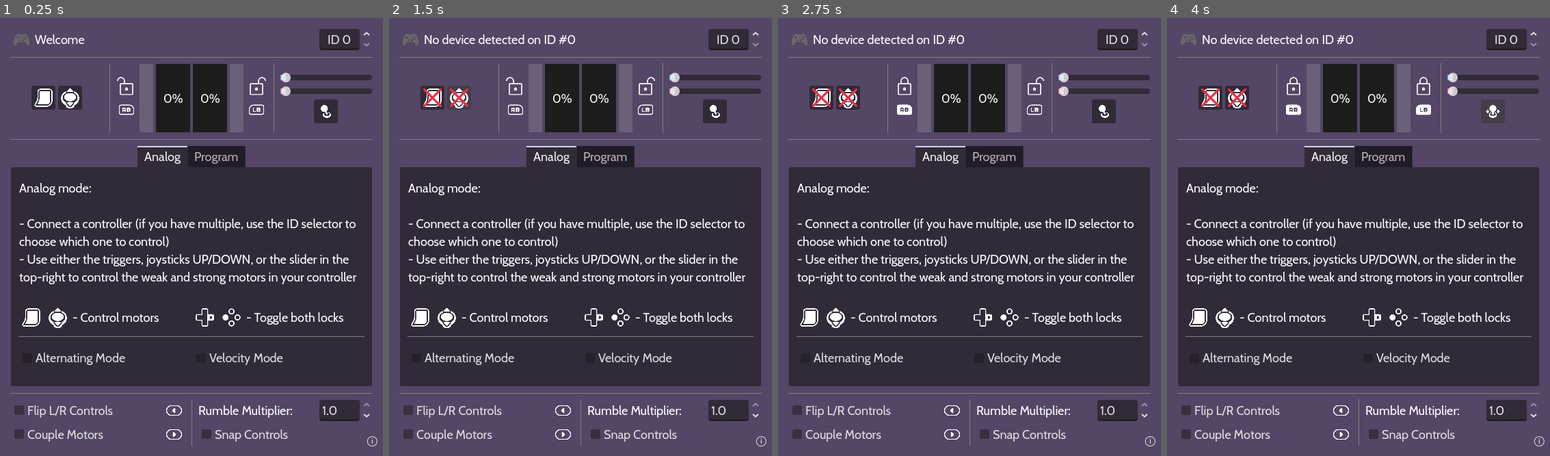
Above: before the commit, frames 1-4 (left to right).
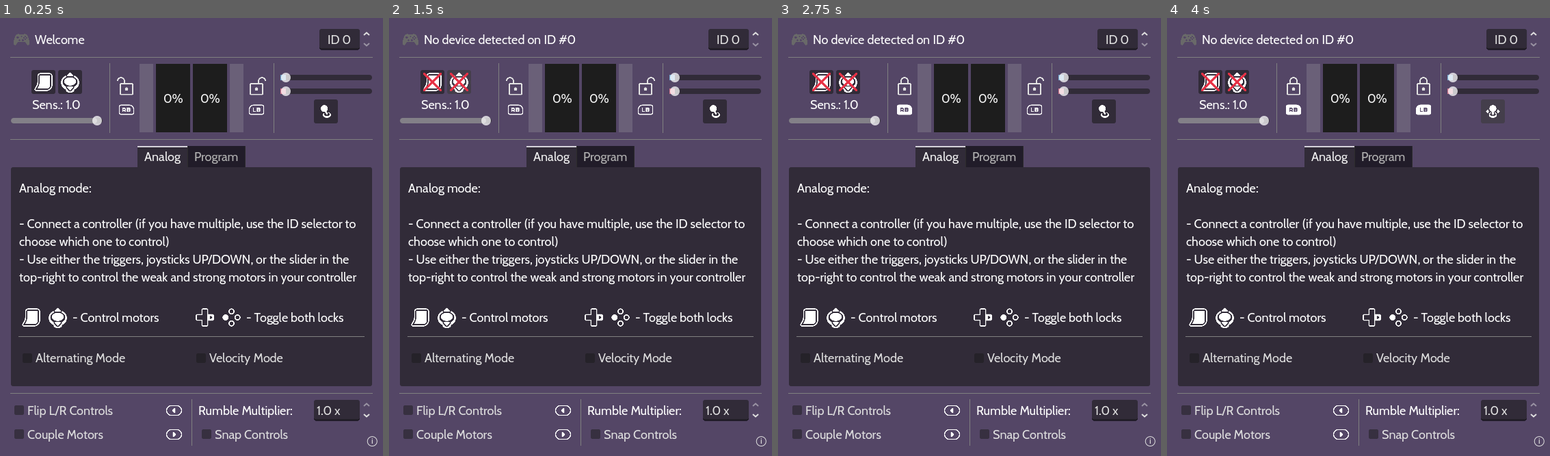
Above: after the commit, the same moments.

Repository: leosefcik/controller-rumble-tool
Game: Godot game, scene res://main.tscn
Same seed, same stepped clock (60 frames per second), same inputs: the game is played once before the commit and once after it.
Inputs (mouse positions are in pixels of both pictures, inside the frame that each line leads up to; where the layout moved, square brackets give the same spot in the first picture):
- Up to frame 1 (0.25 s): no input
- Up to frame 2 (1.5 s): click (431, 83) [431, 96] at 0.5 s; click (457, 83) [457, 96] at 1.25 s
- Up to frame 3 (2.75 s): click (904, 96) at 2 s
- Up to frame 4 (4 s): click (1423, 96) at 2.75 s; click (1492, 109) at 3.5 s

The runs differ from the first frame. In frame 1, 1.4% of the frame differs, in the area x 2-89%, y 11-93%; in frame 2, 1.4%; in frame 3, 1.5%; in frame 4, 1.5%.

Commit message:
placeholder sensitivity slider
doesnt do anything yet

Need to rework:
- lock mechanism (take advantage of separate power and desired(
- input processing (maybe put it all in dedicated functions?)

Diff:
--- a/main.gd
+++ b/main.gd
@@ -26,6 +26,8 @@
 
 var trigger_enabled := true
 var joystick_enabled := true
+var control_sensitivty := 1.0
+
 var mouse_sticky_enabled := false
 
 enum Modes {ANALOG, PROGAM}
@@ -131,6 +133,7 @@
 				%FlipControls.button_pressed = !%FlipControls.button_pressed
 
 
+# Processing of button inputs
 func _input(event: InputEvent) -> void:
 	if event.is_action_pressed("special_right"):
 		%CoupleMotors.button_pressed = !%CoupleMotors.button_pressed
@@ -165,6 +168,9 @@
 	# Applying fix
 	var fix := _get_fix_multiplier()
 
+	#######
+	####### FIX LOCKED MODE BROKEN
+	######3
 	if not velocity_mode: # Regular, direct operation
 		weak_power = weak_desired if not weak_locked else weak_desired_lock
 		strong_power = strong_desired if not strong_locked else strong_desired_lock
@@ -288,6 +294,11 @@
 	if joystick_enabled: %JoystickToggleX.hide()
 	else: %JoystickToggleX.show()
 
+func _on_control_sensitivity_slider_value_changed(value: float) -> void:
+	control_sensitivty = value
+	%ControlSensitivityLabel.text = str("Sens.: ", value)
+
+
 ### SETTINGS
 
 func _on_multiplier_box_value_changed(value: float) -> void:
--- a/main.tscn
+++ b/main.tscn
@@ -119,22 +119,26 @@
 layout_mode = 2
 size_flags_horizontal = 3
 
-[node name="HBoxContainer" type="HBoxContainer" parent="UI/MainVBox/Gauges/LeftOfGauge"]
-layout_mode = 1
-anchors_preset = 15
-anchor_right = 1.0
-anchor_bottom = 1.0
-grow_horizontal = 2
-grow_vertical = 2
-alignment = 1
-
-[node name="TriggerToggle" type="Button" parent="UI/MainVBox/Gauges/LeftOfGauge/HBoxContainer"]
+[node name="VBoxContainer" type="VBoxContainer" parent="UI/MainVBox/Gauges/LeftOfGauge"]
+layout_mode = 1
+anchors_preset = 15
+anchor_right = 1.0
+anchor_bottom = 1.0
+grow_horizontal = 2
+grow_vertical = 2
+alignment = 1
+
+[node name="HBoxContainer" type="HBoxContainer" parent="UI/MainVBox/Gauges/LeftOfGauge/VBoxContainer"]
+layout_mode = 2
+alignment = 1
+
+[node name="TriggerToggle" type="Button" parent="UI/MainVBox/Gauges/LeftOfGauge/VBoxContainer/HBoxContainer"]
 custom_minimum_size = Vector2(35, 35)
 layout_mode = 2
 size_flags_vertical = 4
 tooltip_text = "Toggle trigger function"
 
-[node name="TextureRect" type="TextureRect" parent="UI/MainVBox/Gauges/LeftOfGauge/HBoxContainer/TriggerToggle"]
+[node name="TextureRect" type="TextureRect" parent="UI/MainVBox/Gauges/LeftOfGauge/VBoxContainer/HBoxContainer/TriggerToggle"]
 layout_mode = 1
 anchors_preset = 15
 anchor_right = 1.0
@@ -145,7 +149,7 @@
 expand_mode = 1
 stretch_mode = 5
 
-[node name="TriggerToggleX" type="TextureRect" parent="UI/MainVBox/Gauges/LeftOfGauge/HBoxContainer/TriggerToggle"]
+[node name="TriggerToggleX" type="TextureRect" parent="UI/MainVBox/Gauges/LeftOfGauge/VBoxContainer/HBoxContainer/TriggerToggle"]
 unique_name_in_owner = true
 visible = false
 layout_mode = 1
@@ -158,13 +162,13 @@
 expand_mode = 1
 stretch_mode = 5
 
-[node name="JoystickToggle" type="Button" parent="UI/MainVBox/Gauges/LeftOfGauge/HBoxContainer"]
+[node name="JoystickToggle" type="Button" parent="UI/MainVBox/Gauges/LeftOfGauge/VBoxContainer/HBoxContainer"]
 custom_minimum_size = Vector2(35, 35)
 layout_mode = 2
 size_flags_vertical = 4
 tooltip_text = "Toggle joystick function"
 
-[node name="TextureRect" type="TextureRect" parent="UI/MainVBox/Gauges/LeftOfGauge/HBoxContainer/JoystickToggle"]
+[node name="TextureRect" type="TextureRect" parent="UI/MainVBox/Gauges/LeftOfGauge/VBoxContainer/HBoxContainer/JoystickToggle"]
 layout_mode = 1
 anchors_preset = 15
 anchor_right = 1.0
@@ -175,7 +179,7 @@
 expand_mode = 1
 stretch_mode = 5
 
-[node name="JoystickToggleX" type="TextureRect" parent="UI/MainVBox/Gauges/LeftOfGauge/HBoxContainer/JoystickToggle"]
+[node name="JoystickToggleX" type="TextureRect" parent="UI/MainVBox/Gauges/LeftOfGauge/VBoxContainer/HBoxContainer/JoystickToggle"]
 unique_name_in_owner = true
 visible = false
 layout_mode = 1
@@ -187,6 +191,18 @@
 texture = ExtResource("15_yaehf")
 expand_mode = 1
 stretch_mode = 5
+
+[node name="ControlSensitivityLabel" type="Label" parent="UI/MainVBox/Gauges/LeftOfGauge/VBoxContainer"]
+unique_name_in_owner = true
+layout_mode = 2
+text = "Sens.: 1.0"
+horizontal_alignment = 1
+
+[node name="ControlSensitivitySlider" type="HSlider" parent="UI/MainVBox/Gauges/LeftOfGauge/VBoxContainer"]
+layout_mode = 2
+max_value = 1.0
+step = 0.01
+value = 1.0
 
 [node name="VSeparator2" type="VSeparator" parent="UI/MainVBox/Gauges"]
 layout_mode = 2
@@ -455,7 +471,7 @@
 [node name="VelocityModeSpeedLabel" type="Label" parent="UI/MainVBox/ModeTabs/Analog/VBoxContainer/HBoxContainer/VelocityModeSpeedContainer"]
 unique_name_in_owner = true
 layout_mode = 2
-text = "Speed: 1.0"
+text = "Speed: 1.0x"
 
 [node name="VelocityModeSpeed" type="HSlider" parent="UI/MainVBox/ModeTabs/Analog/VBoxContainer/HBoxContainer/VelocityModeSpeedContainer"]
 unique_name_in_owner = true
@@ -698,6 +714,7 @@
 size_flags_horizontal = 3
 
 [node name="MultiplierBox" type="SpinBox" parent="UI/MainVBox/Settings/HBoxContainer3/VBoxContainer2/MultiplierNode"]
+custom_minimum_size = Vector2(85, 0)
 layout_mode = 2
 tooltip_text = "Set a multiplier for the final rumble intensity,
 effectively capping the max. Some controllers
@@ -708,6 +725,7 @@
 max_value = 1.0
 step = 0.001
 value = 1.0
+suffix = "x"
 
 [node name="SnapControls" type="CheckBox" parent="UI/MainVBox/Settings/HBoxContainer3/VBoxContainer2"]
 layout_mode = 2
@@ -810,8 +828,9 @@
 autostart = true
 
 [connection signal="value_changed" from="UI/MainVBox/Title/ControllerIdBox" to="." method="_on_controller_id_box_value_changed"]
-[connection signal="pressed" from="UI/MainVBox/Gauges/LeftOfGauge/HBoxContainer/TriggerToggle" to="." method="_on_trigger_toggle_pressed"]
-[connection signal="pressed" from="UI/MainVBox/Gauges/LeftOfGauge/HBoxContainer/JoystickToggle" to="." method="_on_joystick_toggle_pressed"]
+[connection signal="pressed" from="UI/MainVBox/Gauges/LeftOfGauge/VBoxContainer/HBoxContainer/TriggerToggle" to="." method="_on_trigger_toggle_pressed"]
+[connection signal="pressed" from="UI/MainVBox/Gauges/LeftOfGauge/VBoxContainer/HBoxContainer/JoystickToggle" to="." method="_on_joystick_toggle_pressed"]
+[connection signal="value_changed" from="UI/MainVBox/Gauges/LeftOfGauge/VBoxContainer/ControlSensitivitySlider" to="." method="_on_control_sensitivity_slider_value_changed"]
 [connection signal="pressed" from="UI/MainVBox/Gauges/StrongLockButton" to="." method="_on_strong_lock_button_pressed"]
 [connection signal="pressed" from="UI/MainVBox/Gauges/WeakLockButton" to="." method="_on_weak_lock_button_pressed"]
 [connection signal="drag_ended" from="UI/MainVBox/Gauges/Spacer/VBoxContainer/WeakSlider" to="." method="_on_weak_slider_drag_ended"]
